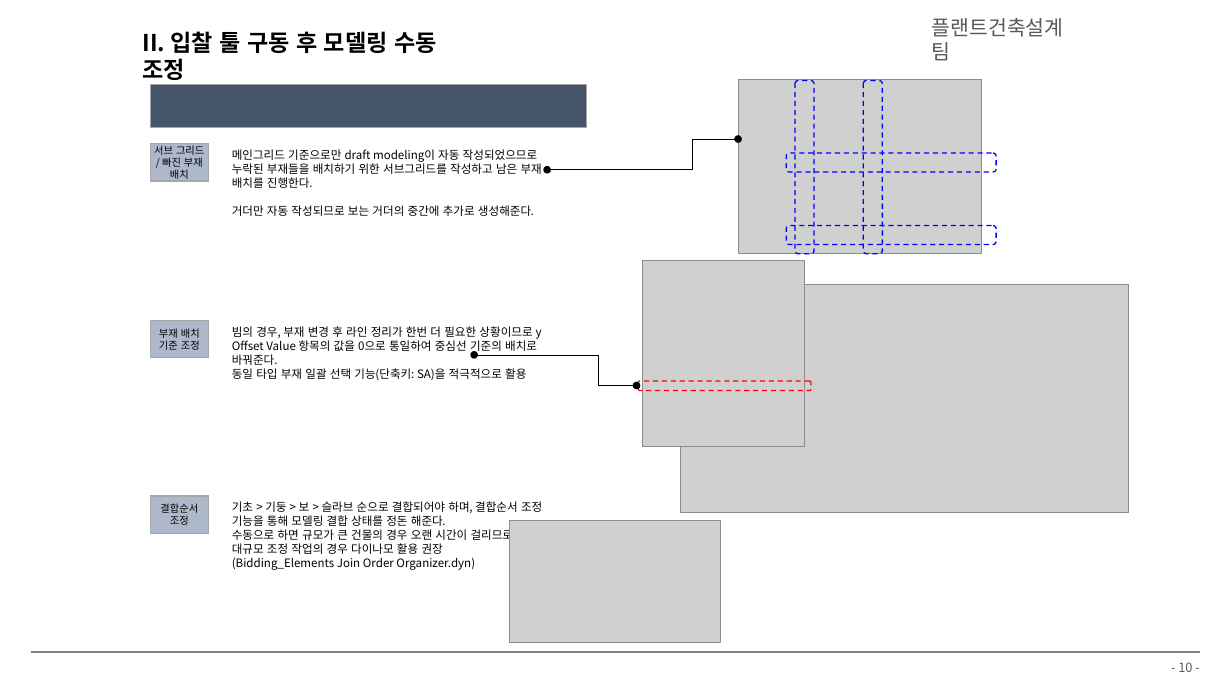
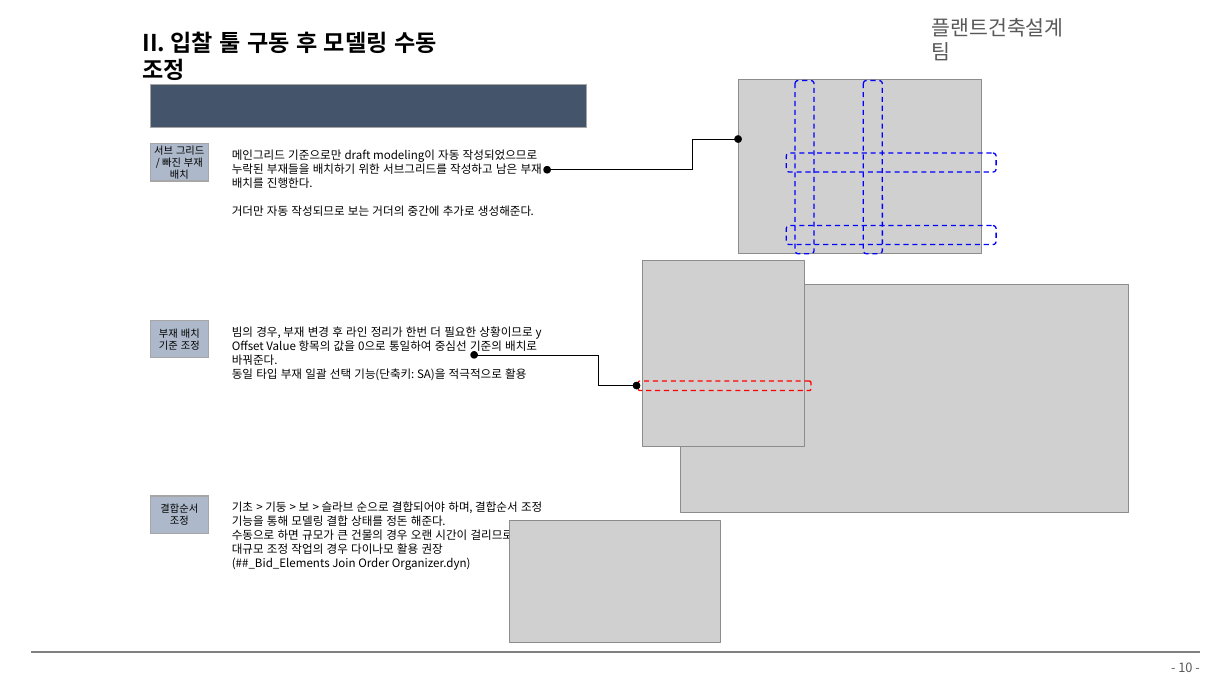
Before and after one commit to hnanmal/mQ, a slide deck: slide 10 of etc/_팀교육/플랜트건축설계팀_BIM 팀 교육자료(2024).pptx. Drawn at 1232x693 pixels with LibreOffice and Linux fonts; fonts in the diff are those of the drawing; grey boxes stand for pictures; background and template pictures are left out. Boxes give left, top, right and bottom in pixels: in the first picture for what was removed or moved away, otherwise in the second. Text is boxed around its words. In the diff, an @@ line names an element or a change of style, - is before the commit and + after.

```diff
--- a/etc/_팀교육/플랜트건축설계팀_BIM 팀 교육자료(2024).pptx
+++ b/etc/_팀교육/플랜트건축설계팀_BIM 팀 교육자료(2024).pptx
@@ text at (232,557,471,570): text changed @@
-(Bidding_Elements Join Order Organizer.dyn)
+(##_Bid_Elements Join Order Organizer.dyn)
```
Also in this commit, not shown: 5 other slides changed, 11 other files.
